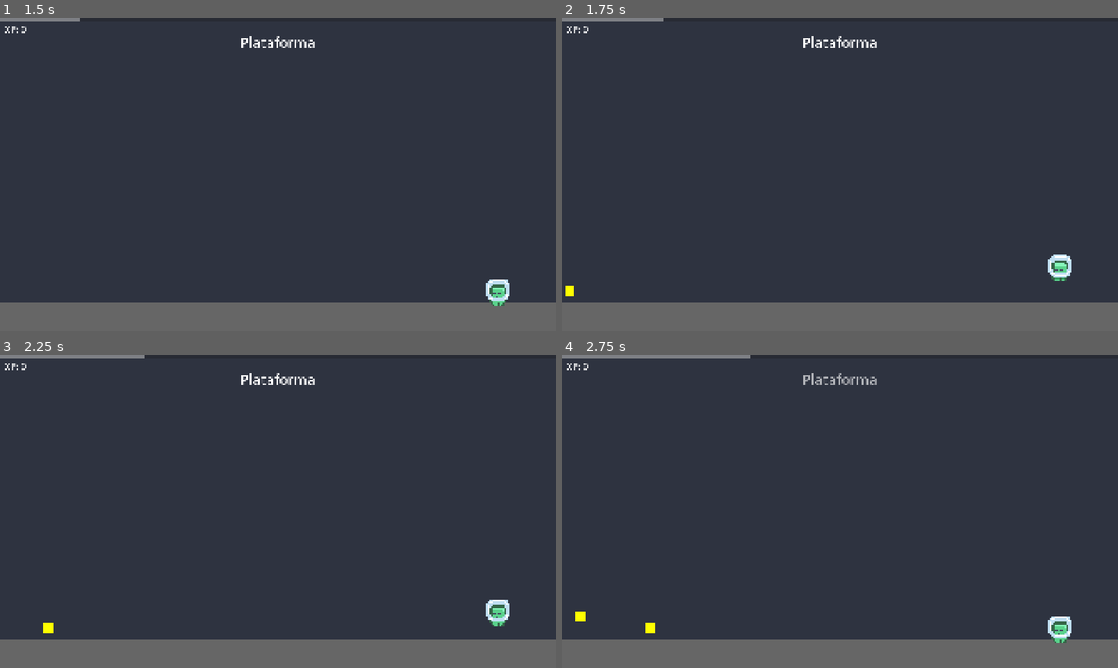
Above: before the commit, frames 1-4 (two rows, left to right).
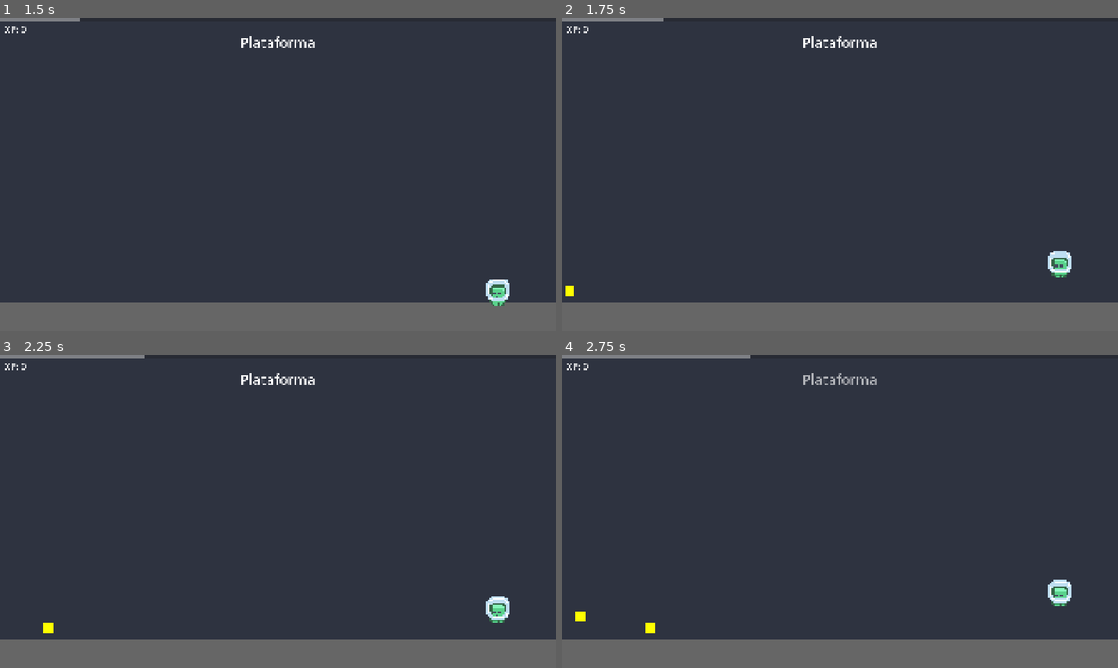
Above: after the commit, the same moments.

Repository: neoasistant-bot/runner-godot
Game: Godot game, scene res://scenes/main_menu.tscn
The game is run twice, just before and just after one commit, with the same random seed, the same clock (stepped at 60 frames per second) and the same inputs.
Inputs (mouse positions are in pixels of both pictures, inside the frame that each line leads up to):
- Up to frame 1 (1.5 s): click "PLAY" at 0.5 s; tap Enter at 1.25 s; move the mouse to (400, 158) at 1.27 s; hold D (move_right) from 1.28 s (still down); click (400, 158) at 1.42 s
- Up to frame 2 (1.75 s): keep holding D (move_right); tap W (move_up) at 1.52 s
- Up to frame 3 (2.25 s): keep holding D (move_right); move the mouse to (166, 527) at 2.02 s
- Up to frame 4 (2.75 s): keep holding D (move_right); tap W (move_up) at 2.27 s

Frame 1 is identical in both runs. In frame 2, 0.3% of the frame differs, in the area x 87-92%, y 74-84%; in frame 3, 0.2%; in frame 4, 0.6%, in the area x 87-92%, y 71-92%.

Commit message:
feat(player): V1-01 polish movement - coyote time & jump buffer
- Increased gravity (1200 -> 1400) for snappier feel
- Adjusted jump velocity (-500 -> -580) to match new gravity
- Reduced crouch duration (1.0 -> 0.6) for better gameplay
- Added coyote time (0.1s) - grace period for jump after leaving ground
- Added jump buffer (0.15s) - buffer early jump input
- Faster lane change tween (0.15 -> 0.12)

Part of V1-01: Pulir movimiento del player

Diff:
--- a/scripts/player.gd
+++ b/scripts/player.gd
@@ -1,10 +1,14 @@
 extends CharacterBody2D
 
-const GRAVITY_FORCE: float = 1200.0
-const JUMP_VELOCITY: float = -500.0
-const CROUCH_DURATION: float = 1.0
+# Movement tuning - V1-01 Polish
+const GRAVITY_FORCE: float = 1400.0  # Increased for snappier feel
+const JUMP_VELOCITY: float = -580.0  # Adjusted for new gravity
+const CROUCH_DURATION: float = 0.6   # Shorter crouch for better gameplay
+const COYOTE_TIME: float = 0.1       # Grace period for jump after leaving ground
+const JUMP_BUFFER_TIME: float = 0.15 # Buffer for early jump input
+
 const LANE_OFFSETS: Array[float] = [-150.0, 0.0, 150.0]
-const LANE_TWEEN_SPEED: float = 0.15
+const LANE_TWEEN_SPEED: float = 0.12  # Slightly faster lane change
 const SPRITE_STAND_SCALE: Vector2 = Vector2(4, 4)
 const SPRITE_CROUCH_SCALE: Vector2 = Vector2(4, 2)
 
@@ -20,6 +24,11 @@
 var _lane_center_x: float = 0.0
 var _dodge_positive_connected: bool = false
 var _dodge_negative_connected: bool = false
+
+# Coyote time and jump buffer
+var _coyote_timer: float = 0.0
+var _jump_buffer_timer: float = 0.0
+var _was_on_floor: bool = true
 
 func configure(data: LevelData) -> void:
 	level_data = data
@@ -60,15 +69,35 @@
 			# Obstacle detection uses HitboxArea (Area2D), not CharacterBody2D
 
 func _process_horizontal(delta: float) -> void:
-	if level_data and level_data.gravity_enabled and not is_on_floor():
+	var on_floor := is_on_floor()
+
+	# Apply gravity
+	if level_data and level_data.gravity_enabled and not on_floor:
 		velocity.y += GRAVITY_FORCE * delta
+
+	# Coyote time - allow jump shortly after leaving ground
+	if on_floor:
+		_coyote_timer = COYOTE_TIME
+		_was_on_floor = true
+	else:
+		if _was_on_floor:
+			_coyote_timer -= delta
+			if _coyote_timer <= 0:
+				_was_on_floor = false
+
+	# Jump buffer - execute buffered jump when landing
+	if _jump_buffer_timer > 0:
+		_jump_buffer_timer -= delta
+		if on_floor and current_state != State.CROUCHING:
+			_execute_jump()
+			_jump_buffer_timer = 0.0
 
 	if current_state == State.CROUCHING:
 		_crouch_timer -= delta
 		if _crouch_timer <= 0:
 			_stand_up()
 
-	if current_state == State.JUMPING and is_on_floor():
+	if current_state == State.JUMPING and on_floor:
 		current_state = State.RUNNING
 
 func _process_vertical(_delta: float) -> void:
@@ -93,9 +122,23 @@
 			_move_to_lane(_current_lane - 1)
 
 func _jump() -> void:
-	if is_on_floor() and current_state != State.CROUCHING:
-		velocity.y = JUMP_VELOCITY
-		current_state = State.JUMPING
+	# Can jump if on floor OR within coyote time, and not crouching
+	if current_state == State.CROUCHING:
+		return
+
+	var can_jump := is_on_floor() or (_coyote_timer > 0 and _was_on_floor)
+
+	if can_jump:
+		_execute_jump()
+	else:
+		# Buffer the jump for when we land
+		_jump_buffer_timer = JUMP_BUFFER_TIME
+
+func _execute_jump() -> void:
+	velocity.y = JUMP_VELOCITY
+	current_state = State.JUMPING
+	_coyote_timer = 0.0  # Consume coyote time
+	_was_on_floor = false
 
 func _crouch() -> void:
 	if is_on_floor() and current_state == State.RUNNING:
